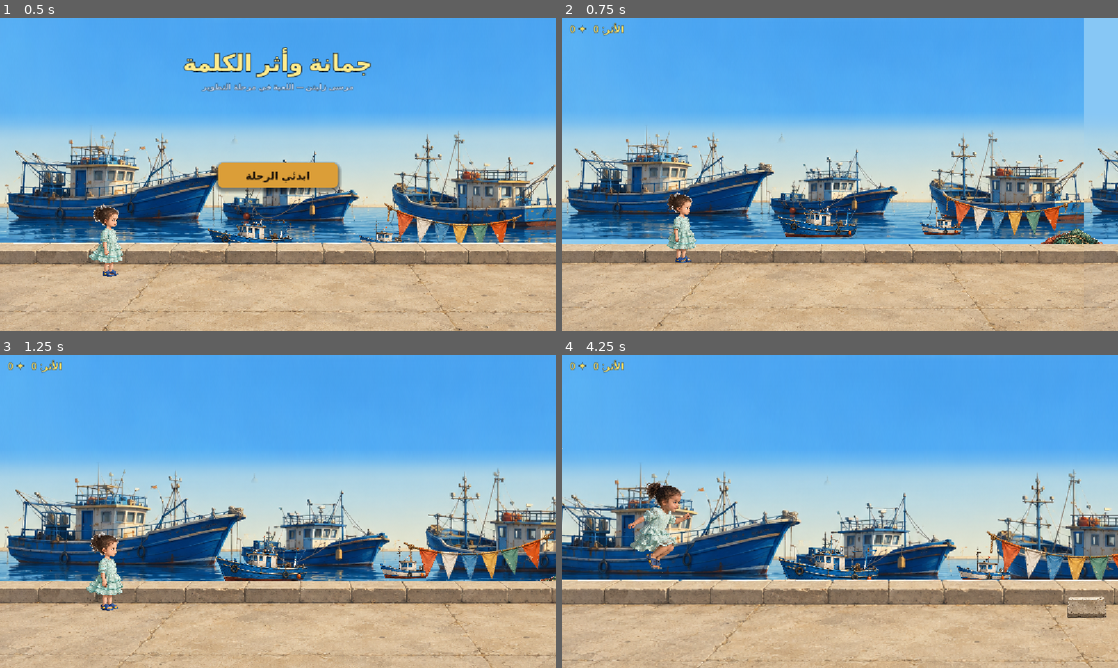
Above: before the commit, frames 1-4 (two rows, left to right).
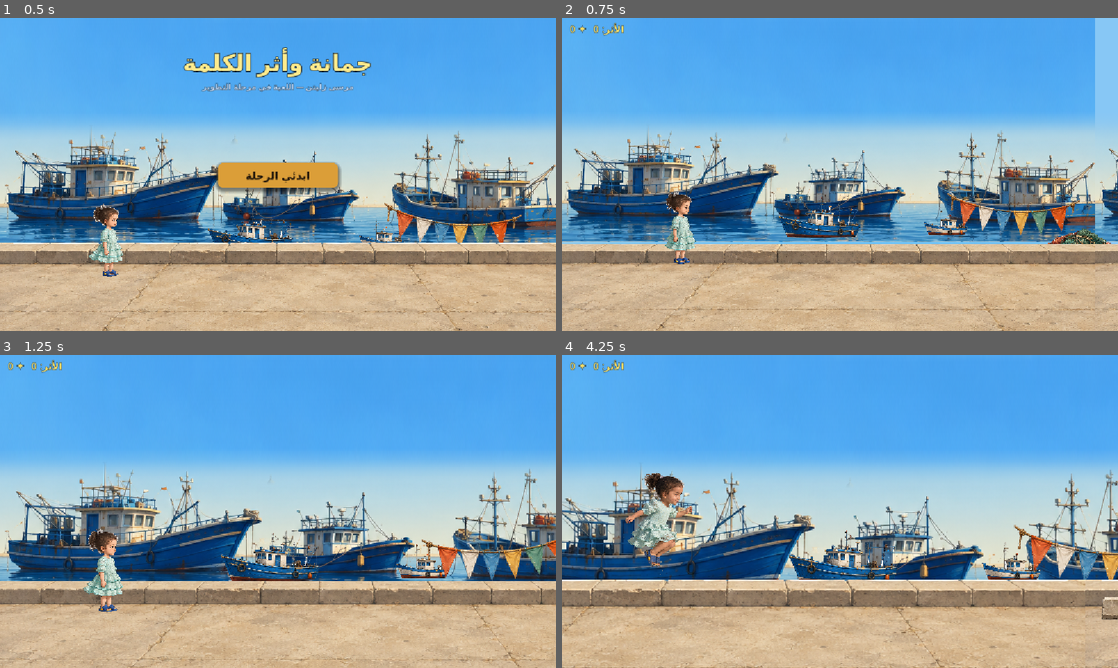
Above: after the commit, the same moments.

Repository: HamzaJwan/Ali-s-Runner
Game: Godot game, scene res://scenes/level2/Level2_Marsa_Playable.tscn
The game is run twice, just before and just after one commit, with the same random seed, the same clock (stepped at 60 frames per second) and the same inputs. This scene is started directly instead of the project's main scene.
Inputs (mouse positions are in pixels of both pictures, inside the frame that each line leads up to):
- Up to frame 1 (0.5 s): no input
- Up to frame 2 (0.75 s): click "ابدئي الرحلة" at 0.5 s
- Up to frame 3 (1.25 s): no input
- Up to frame 4 (4.25 s): tap Enter (ui_accept) at 1.25, 1.52, 2.27, 3.77 s; move the mouse to (962, 495) at 1.27 s; click (962, 495) at 1.42 s; move the mouse to (728, 527) at 2.02 s; click (728, 527) at 2.17 s; move the mouse to (895, 442) at 2.77 s; click (895, 442) at 2.92 s; move the mouse to (812, 574) at 3.52 s; click (812, 574) at 3.67 s

Frame 1 is identical in both runs. In frame 2, 19% of the frame differs, in the area x 0-100%, y 0-100%; in frame 3, 22%; in frame 4, 22%, in the area x 0-100%, y 29-100%.

Commit message:
level2: real parallax — ground 60%, boats 12%, buildings 4%, zoom 1.28

Diff:
--- a/scripts/level2/level2_marsa_playable.gd
+++ b/scripts/level2/level2_marsa_playable.gd
@@ -65,7 +65,7 @@
 # Increase GAMEPLAY_ZOOM to bring Jomana closer; safe range: 1.25–1.45.
 # At 1.38 the visible world width is 1152/1.38 ≈ 835 px, obstacles at
 # spawn X=1292 appear ~475 px ahead (world space) — comfortable react time.
-const GAMEPLAY_ZOOM           := 1.18
+const GAMEPLAY_ZOOM           := 1.28
 const CAMERA_REVEAL_FROM      := 0.88
 const CAMERA_CHECKPOINT_BOOST := 0.05
 # CAM_SCREEN_X: where Jomana appears on screen (px from left at gameplay zoom).
@@ -164,8 +164,14 @@
 var _look_x: float = 0.0          # smoothed look-ahead X target
 var _tracking_active: bool = false  # true during gameplay only
 var _boat_times: Array[float] = []
-var _sea_drift_x: float = 0.0    # boats mid parallax offset (px)
-var _bldg_drift_x: float = 0.0   # buildings parallax offset (px)
+# Per-sprite scroll positions (BackgroundMotion approach — no hard wrap jump).
+# Each layer has two sprites (a=left, b=right); they move left and wrap individually.
+var _gnd_a_x: float = 0.0         # pier ground sprite A local X
+var _gnd_b_x: float = VIEW_W      # pier ground sprite B local X
+var _boats_a_x: float = 0.0       # boats-mid sprite A local X
+var _boats_b_x: float = VIEW_W    # boats-mid sprite B local X
+var _bldg_a_x: float = 0.0        # buildings sprite A local X
+var _bldg_b_x: float = VIEW_W     # buildings sprite B local X
 
 # ── Boot ──────────────────────────────────────────────────────────────────
 
@@ -270,15 +276,25 @@
 
 	if started and not game_over and not checkpoint_active and not countdown_active and not _harbor_reveal_active:
 		_animate_boats(delta)
-		# Parallax scroll — tied to current_speed like Level 1 BackgroundMotion.
-		# Boats (close): 10% of speed  → ~22 px/s at 225 — clearly visible motion.
-		# Buildings (far): 4% of speed → ~9 px/s  — subtle depth layer.
-		_sea_drift_x += current_speed * 0.10 * delta
-		if _sea_drift_x > VIEW_W:
-			_sea_drift_x -= VIEW_W
-		_bldg_drift_x += current_speed * 0.04 * delta
-		if _bldg_drift_x > VIEW_W:
-			_bldg_drift_x -= VIEW_W
+		# BackgroundMotion-style parallax (same technique as Level 1).
+		# Sprites move left; when a sprite's right edge clears 0, snap it
+		# to follow the other sprite — no hard fmod jump.
+		# Factors: ground 60% (Level 1 uses 65%), boats 12%, buildings 4%.
+		var gnd_move  := current_speed * 0.60 * delta
+		var boat_move := current_speed * 0.12 * delta
+		var bldg_move := current_speed * 0.04 * delta
+
+		_gnd_a_x -= gnd_move;  _gnd_b_x -= gnd_move
+		if _gnd_a_x + VIEW_W <= 0: _gnd_a_x = _gnd_b_x + VIEW_W
+		if _gnd_b_x + VIEW_W <= 0: _gnd_b_x = _gnd_a_x + VIEW_W
+
+		_boats_a_x -= boat_move; _boats_b_x -= boat_move
+		if _boats_a_x + VIEW_W <= 0: _boats_a_x = _boats_b_x + VIEW_W
+		if _boats_b_x + VIEW_W <= 0: _boats_b_x = _boats_a_x + VIEW_W
+
+		_bldg_a_x -= bldg_move;  _bldg_b_x -= bldg_move
+		if _bldg_a_x + VIEW_W <= 0: _bldg_a_x = _bldg_b_x + VIEW_W
+		if _bldg_b_x + VIEW_W <= 0: _bldg_b_x = _bldg_a_x + VIEW_W
 		# No per-frame horizontal tracking — camera is fixed.
 		# Look-ahead is baked into _gameplay_cam_pos once at _ready().
 		# _tracking_active and _look_x are kept for compatibility but unused.
@@ -327,8 +343,9 @@
 func _show_start_screen() -> void:
 	started = false
 	_harbor_reveal_active = false
-	_sea_drift_x = 0.0
-	_bldg_drift_x = 0.0
+	_gnd_a_x = 0.0;   _gnd_b_x = VIEW_W
+	_boats_a_x = 0.0; _boats_b_x = VIEW_W
+	_bldg_a_x = 0.0;  _bldg_b_x = VIEW_W
 	game_over = false
 	ending_active = false
 	score = 0
@@ -971,22 +988,31 @@
 	# ── Sky: fully camera-fixed ───────────────────────────────────────────────
 	sky_layer.position = Vector2(left, top)
 
-	# ── Buildings: slow parallax (4% of speed) — far-depth city layer ───────
-	# Two side-by-side copies give 2×VIEW_W of coverage before the wrap seam.
-	buildings_layer.position.x = left - _bldg_drift_x
+	# ── Buildings: 4% parallax — far city layer, sprites scroll individually ─
+	buildings_layer.position.x = left
 	buildings_layer.position.y = top + VIEW_H * 0.30 / zoom
-
-	# ── Boats-mid: medium parallax (10% of speed) — sea/harbour mid layer ───
-	# Positioned at 34% from screen top — between buildings (30%) and pier (72%).
-	# z=-12 puts boats in front of buildings (z=-18) but behind pier (z=-5).
+	var ba := buildings_layer.get_node_or_null("RealBG_L2_FarBuildingsLayer_0") as Sprite2D
+	var bb := buildings_layer.get_node_or_null("RealBG_L2_FarBuildingsLayer_1") as Sprite2D
+	if ba: ba.position.x = _bldg_a_x
+	if bb: bb.position.x = _bldg_b_x
+
+	# ── Boats-mid: 12% parallax — sea/harbour mid layer, z=-12 ─────────────
 	boats_layer.visible = true
-	boats_layer.position.x = left - _sea_drift_x
+	boats_layer.position.x = left
 	boats_layer.position.y = top + VIEW_H * 0.34 / zoom
-
-	# ── Pier: camera-fixed to gameplay lane ───────────────────────────────────
-	# 68% from top aligns the stone curb with CURB_TOP_Y world position.
+	var boa := boats_layer.get_node_or_null("RealBG_L2_BoatsMidLayer_0") as Sprite2D
+	var bob := boats_layer.get_node_or_null("RealBG_L2_BoatsMidLayer_1") as Sprite2D
+	if boa: boa.position.x = _boats_a_x
+	if bob: bob.position.x = _boats_b_x
+
+	# ── Pier/ground: 60% parallax — closest layer, strongest motion cue ─────
+	# Ground scrolling is the primary "you are running" signal (same as Level 1).
 	foreground_layer.position.x = left
 	foreground_layer.position.y = top + VIEW_H * 0.72 / zoom  # 72% = CURB_TOP_Y≈470
+	var ga := foreground_layer.get_node_or_null("RealBG_L2_ForegroundPierLayer_0") as Sprite2D
+	var gb := foreground_layer.get_node_or_null("RealBG_L2_ForegroundPierLayer_1") as Sprite2D
+	if ga: ga.position.x = _gnd_a_x
+	if gb: gb.position.x = _gnd_b_x
 
 
 # ── Level 2 obstacle visual skins ─────────────────────────────────────────
